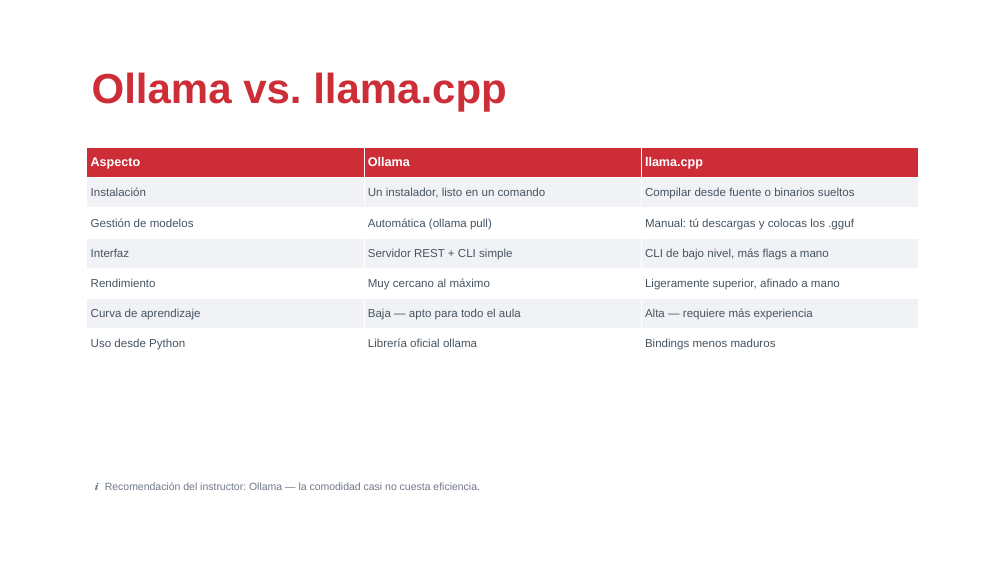
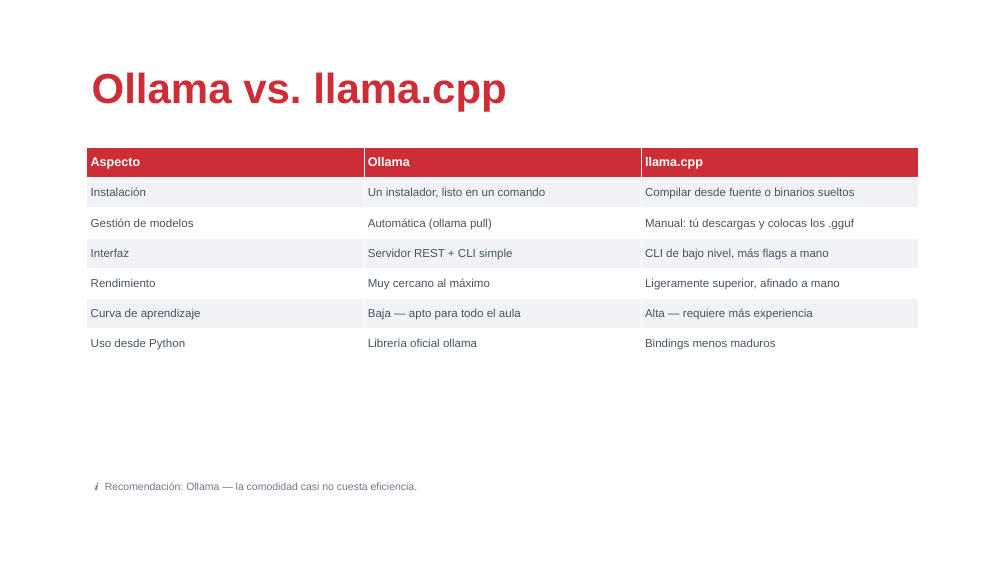
Before and after one commit to drj3ky11/FearOfTheDark, a slide deck: slide 9 of bloque3_setup/csbc26_b3_setup.pptx. Drawn at 1008x567 pixels with LibreOffice and Linux fonts; fonts in the diff are those of the drawing; background and template pictures are left out. Boxes give left, top, right and bottom in pixels: in the first picture for what was removed or moved away, otherwise in the second. Text is boxed around its words. In the diff, an @@ line names an element or a change of style, - is before the commit and + after.

```diff
--- a/bloque3_setup/csbc26_b3_setup.pptx
+++ b/bloque3_setup/csbc26_b3_setup.pptx
@@ text at (x1=94, y1=482, x2=418, y2=490): text changed @@
-ℹ Recomendación del instructor: Ollama — la comodidad casi no cuesta eficiencia.
+ℹ Recomendación: Ollama — la comodidad casi no cuesta eficiencia.
```
Also in this commit, not shown: 1 other slide changed.
